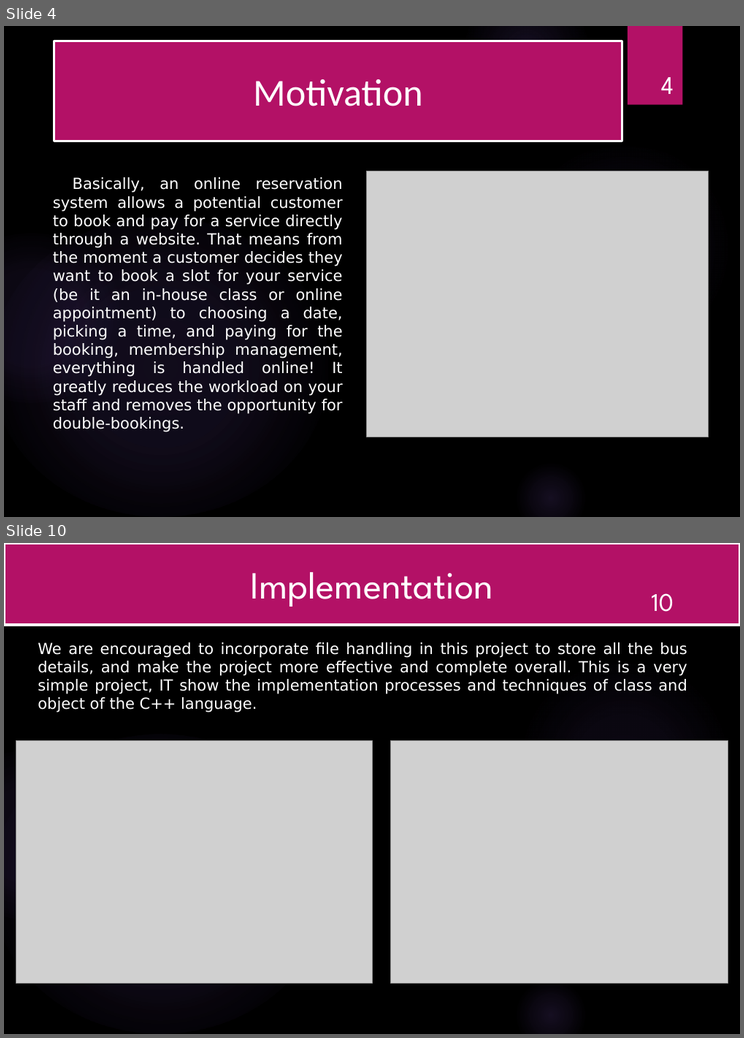
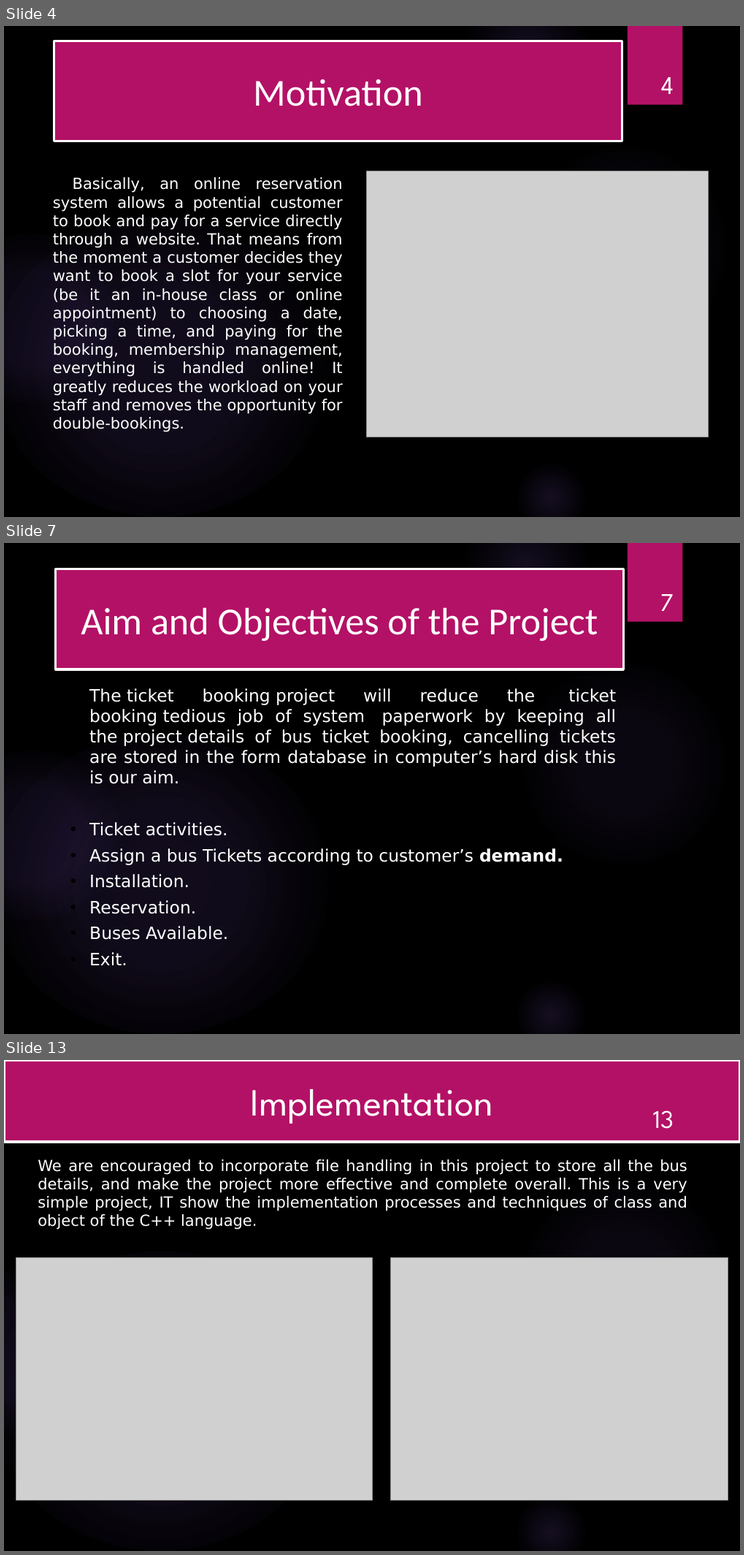
Before and after one commit to shankarkarande/Bus-Administration-System, a slide deck: DSA Mini Project PPT.pptx. Shown one above the other, each under a label of ours: slides 4 and 10 before the commit, slides 4, 7 and 13 after it; the slides between them are not shown. The pictures are 744x1038 and 744x1555 pixels, drawn with LibreOffice and Linux fonts; fonts in the diff are those of the drawing; grey boxes stand for pictures; background and template pictures are left out. Boxes give left, top, right and bottom in pixels: in the first picture for what was removed or moved away, otherwise in the second. Text is boxed around its words. In the diff, an @@ line names an element or a change of style, - is before the commit and + after.

```diff
--- a/DSA Mini Project PPT.pptx
+++ b/DSA Mini Project PPT.pptx
@@ slide 7 added at <box>4,543,740,1034</box>, background picture (left out); not listed: 6 template elements that a slide beside it also shows @@
@@ title added at <box>56,569,623,669</box>, fill #B31166, outline #FFFFFF 3 pt, 44.8 pt, text #FFFFFF @@
+Aim and Objectives of the Project
@@ page number added at <box>660,594,673,611</box>, 29.9 pt, text #FFFFFF @@
+7
@@ text added at <box>89,688,616,965</box>, 20 pt, text #FFFFFF @@
+• The ticket booking project will reduce the ticket booking tedious job of system paperwork by keeping all the project details of bus ticket booking, cancelling tickets are stored in the form database in computer’s hard disk this is our aim.
+• Ticket activities.
+• Assign a bus Tickets according to customer’s demand.
+• Installation.
+• Reservation.
+• Buses Available.
+• Exit.
@@ what was slide 10 is now slide 13 @@
@@ page number at <box>653,1110,674,1129</box>: text changed @@
-10
+13
```
Also in this commit, not shown: 7 slides changed, 2 other slides added.
